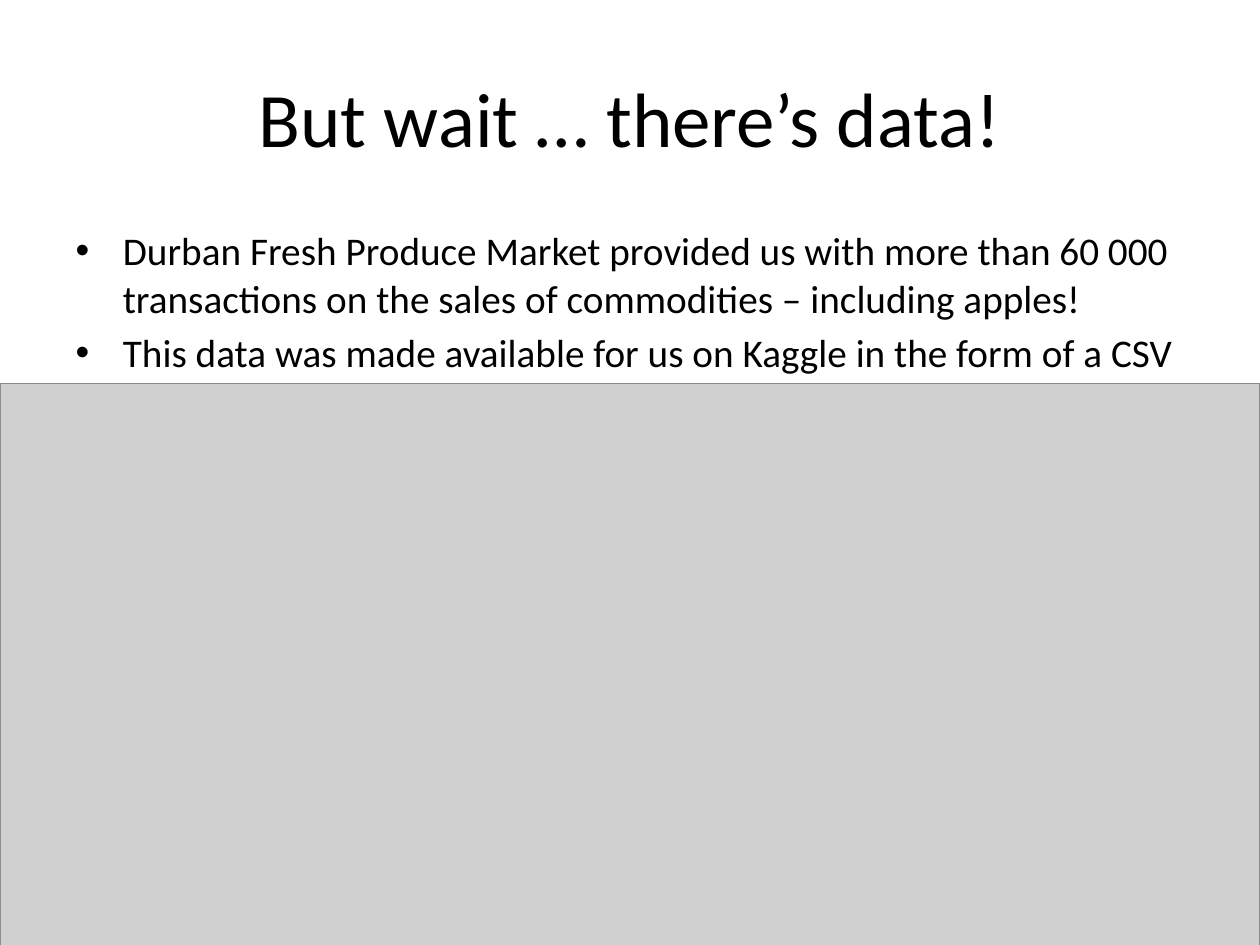
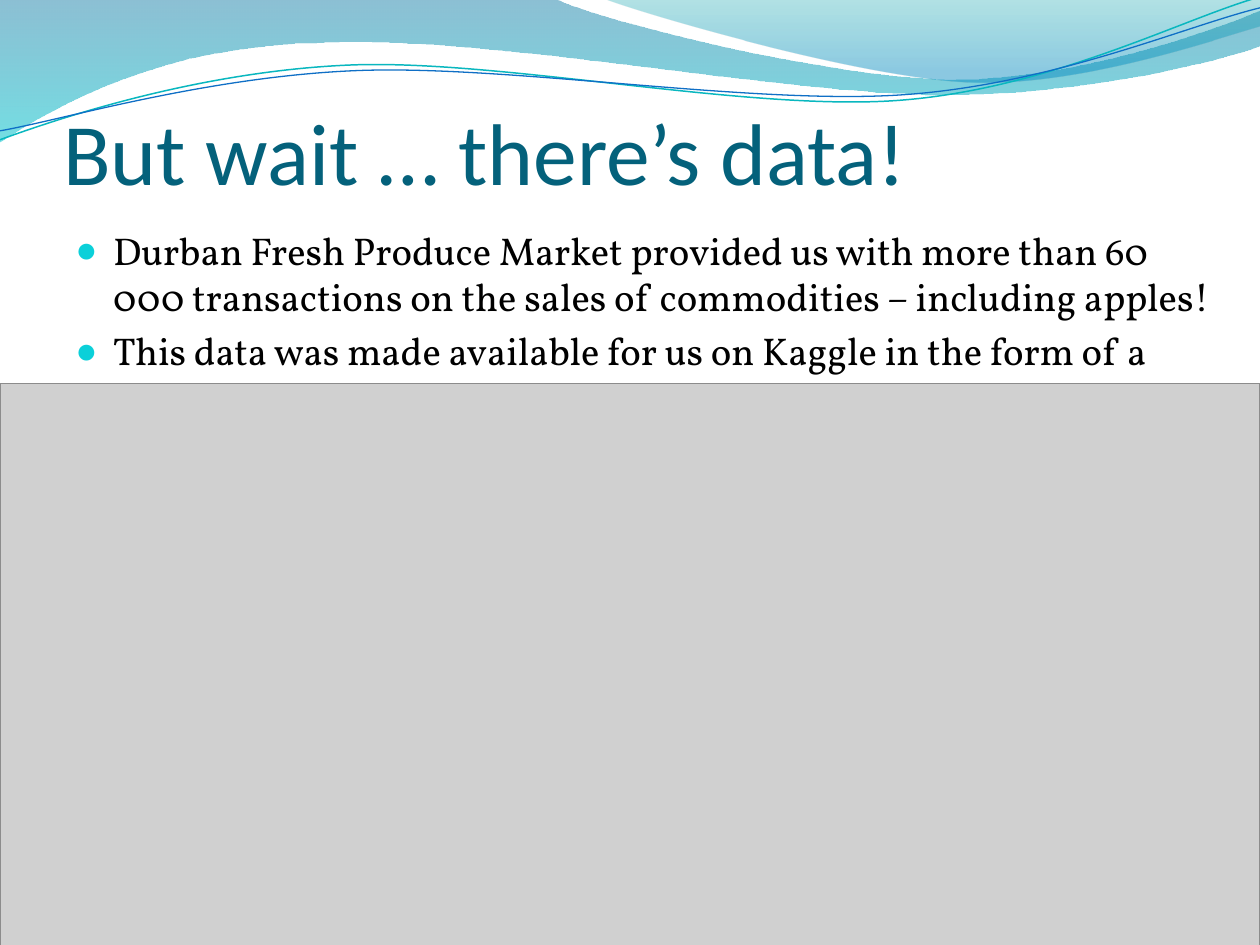
Before and after one commit to lkrump7/regression-apples-predict-api-template, a slide deck: slide 3 of What will the apples cost.pptx. Drawn at 1260x945 pixels with LibreOffice and Linux fonts; fonts in the diff are those of the drawing; grey boxes stand for pictures; background and template pictures are left out. Boxes give left, top, right and bottom in pixels: in the first picture for what was removed or moved away, otherwise in the second. Text is boxed around its words. In the diff, an @@ line names an element or a change of style, - is before the commit and + after.

```diff
--- a/What will the apples cost.pptx
+++ b/What will the apples cost.pptx
@@ freeform shape added at [0,0,1260,142], fill gradient #0074A1 to #00C6CF @@
@@ freeform shape added at [0,0,1260,147], outline #0AB8BF 0.85 pt @@
@@ freeform shape added at [0,8,1260,141], outline #0F6FC6 0.75 pt @@
@@ freeform shape added at [604,0,1260,87], fill gradient #00A1A9 to #008BBF @@
@@ title "But wait … there’s data!": place and size @@
-title "But wait … there’s data!" at [259,93,1000,148]
+title "But wait … there’s data!" at [63,112,906,186]
@@ title "But wait … there’s data!" at [63,112,906,186]: size 44 to 50 pt, text colour #000000 to #04617B; alignment centre to left; vertical alignment middle to bottom @@
@@ text "Durban Fresh Produce Market provided ..." at [113,237,1209,384]: size 22.4 to 22.1 pt, font Calibri to Vollkorn; bullet • to ● @@
```
Also in this commit, not shown: 23 other slides changed, 6 slides added.
